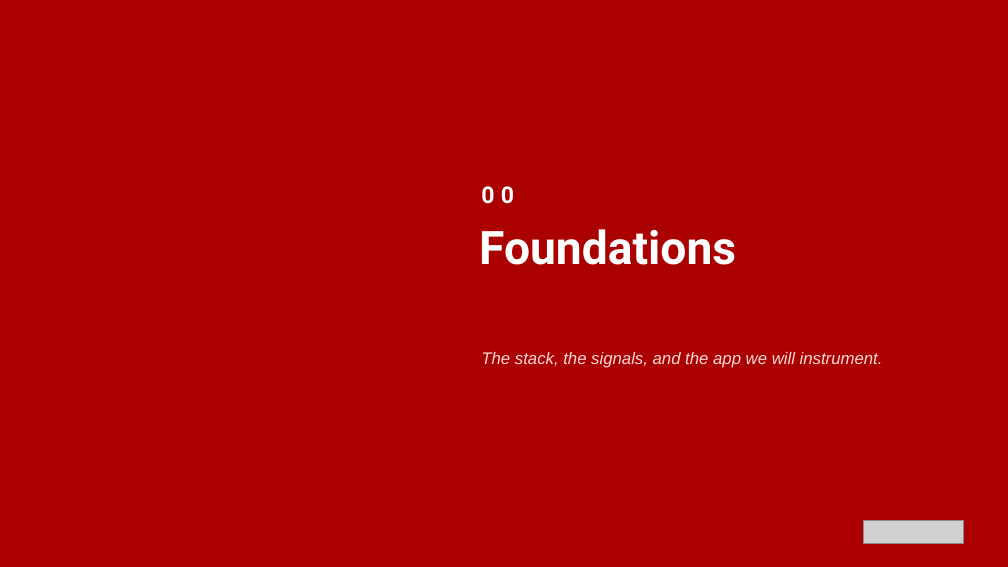
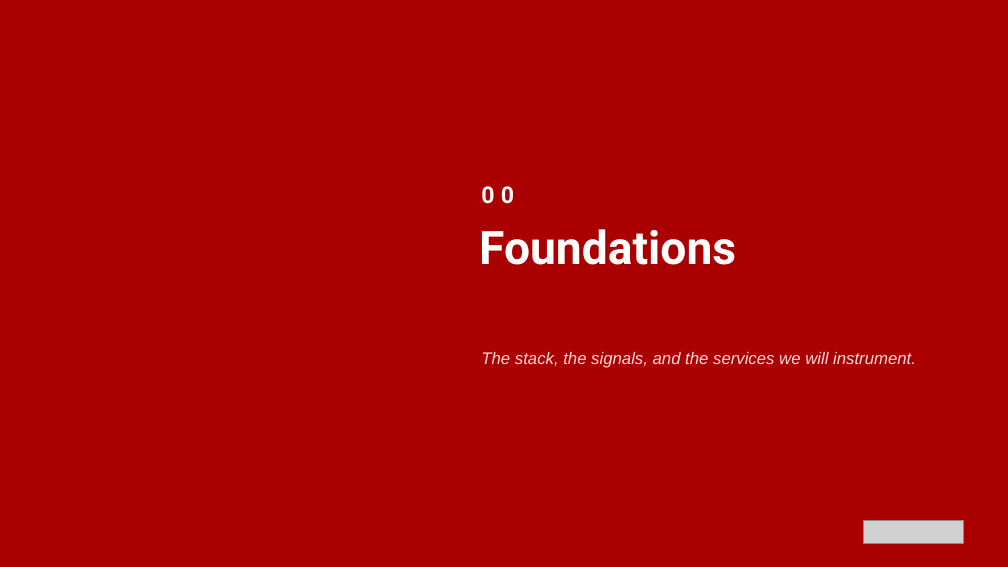
Before and after one commit to patterncatalyst/observability-python-otel-lgtm, a slide deck: slide 2 of presentations/otel-lgtm-python.pptx. Drawn at 1008x567 pixels with LibreOffice and Linux fonts; fonts in the diff are those of the drawing; grey boxes stand for pictures; background and template pictures are left out. Boxes give left, top, right and bottom in pixels: in the first picture for what was removed or moved away, otherwise in the second. Text is boxed around its words. In the diff, an @@ line names an element or a change of style, - is before the commit and + after.

```diff
--- a/presentations/otel-lgtm-python.pptx
+++ b/presentations/otel-lgtm-python.pptx
@@ text at (x1=481, y1=352, x2=916, y2=368): text changed @@
-The stack, the signals, and the app we will instrument.
+The stack, the signals, and the services we will instrument.
```
Also in this commit, not shown: 25 other slides changed, 3 slides added, 1 other file.
